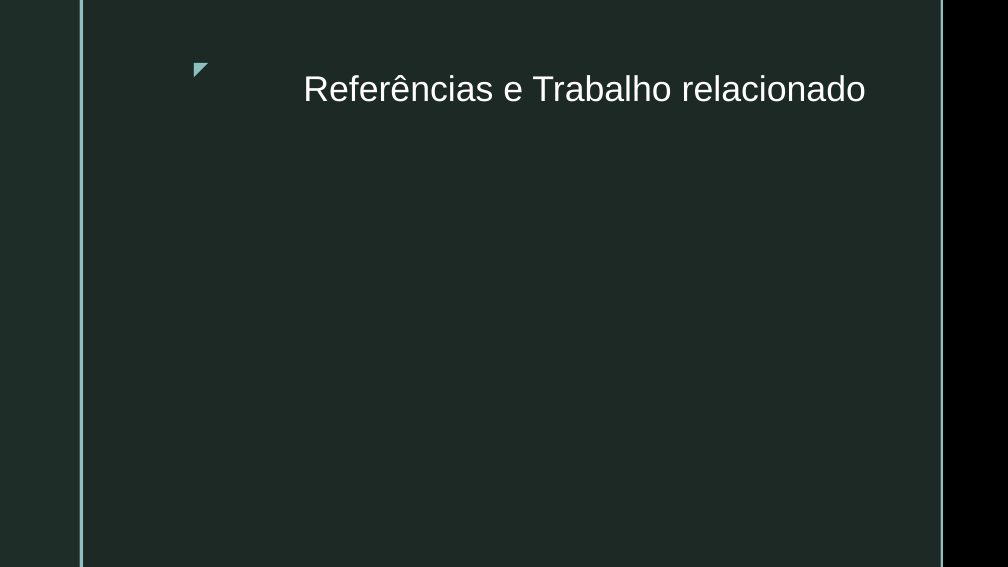
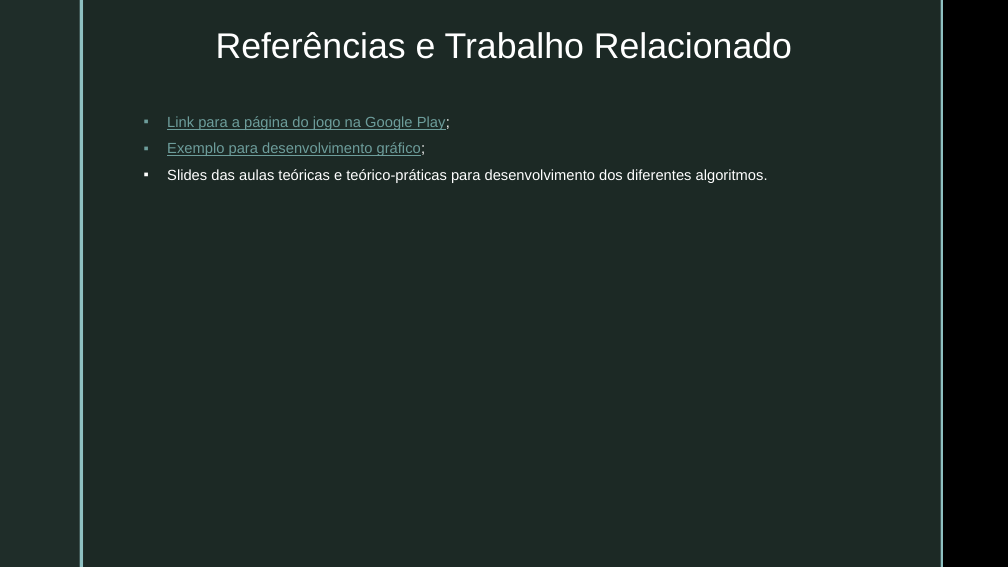
Before and after one commit to pedrovponte/IART-g39, a slide deck: slide 3 of docs/presentation.pptx. Drawn at 1008x567 pixels with LibreOffice and Linux fonts; fonts in the diff are those of the drawing; background and template pictures are left out. Boxes give left, top, right and bottom in pixels: in the first picture for what was removed or moved away, otherwise in the second. Text is boxed around its words. In the diff, an @@ line names an element or a change of style, - is before the commit and + after.

```diff
--- a/docs/presentation.pptx
+++ b/docs/presentation.pptx
@@ text removed at [181, 53, 216, 83] @@
-◤
@@ title at [216, 32, 792, 59]: text changed @@
-Referências e Trabalho relacionado
+Referências e Trabalho Relacionado
@@ text added at [167, 116, 768, 183], 14 pt, text #FFFFFF @@
+▪ Link para a página do jogo na Google Play;
+▪ Exemplo para desenvolvimento gráfico;
+▪ Slides das aulas teóricas e teórico-práticas para desenvolvimento dos diferentes algoritmos.
```
Also in this commit, not shown: 4 other slides changed, 1 slide added.
